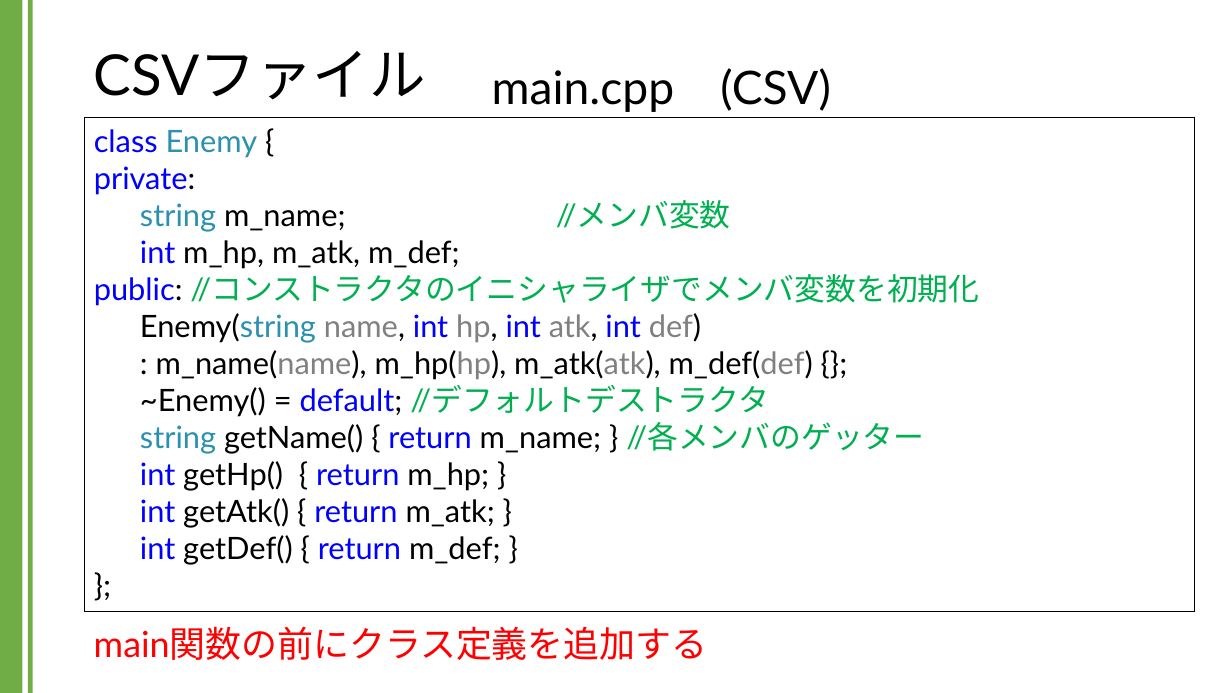
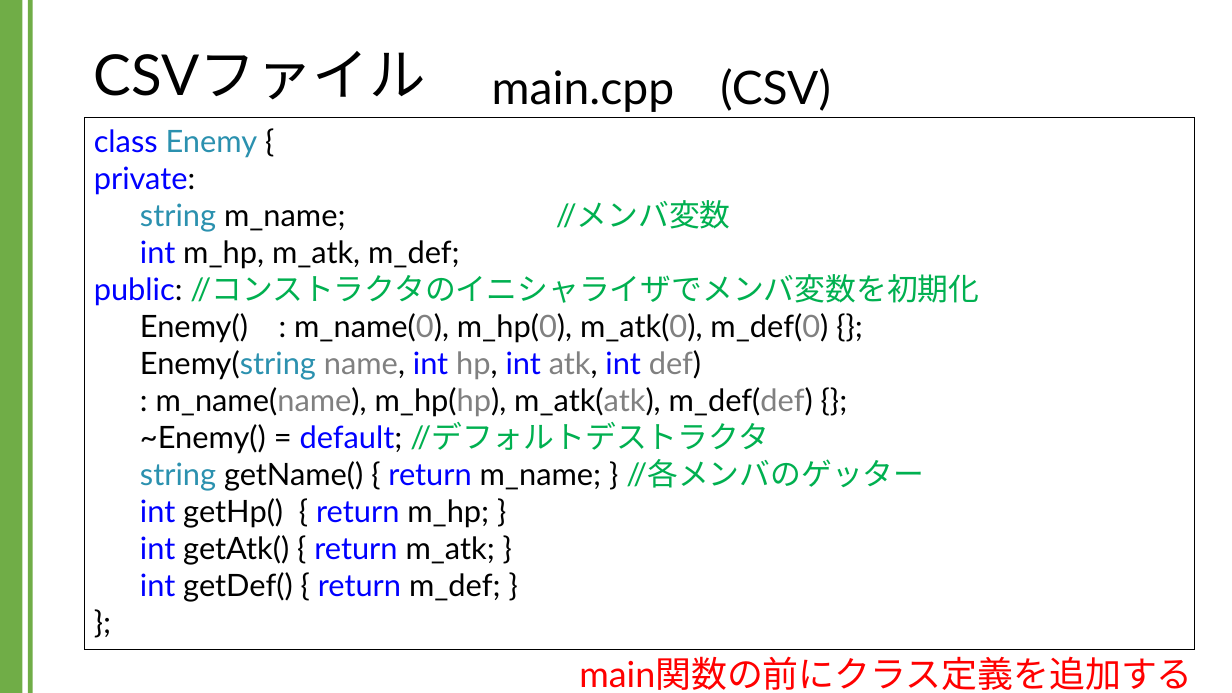
Before and after one commit to kic-murata/cpp2024, a slide deck: slide 31 of 授業資料/講義資料：CSVファイル.pptx (slide 30 before the commit). Drawn at 1232x693 pixels with LibreOffice and Linux fonts; fonts in the diff are those of the drawing. Boxes give left, top, right and bottom in pixels: in the first picture for what was removed or moved away, otherwise in the second. Text is boxed around its words. In the diff, an @@ line names an element or a change of style, - is before the commit and + after.

```diff
--- a/授業資料/講義資料：CSVファイル.pptx
+++ b/授業資料/講義資料：CSVファイル.pptx
@@ rectangle "class Enemy {": place and size @@
-rectangle "class Enemy {" at <box>85,117,1195,612</box>
+rectangle "class Enemy {" at <box>85,117,1195,650</box>
@@ text in rectangle at <box>140,313,828,343</box>: paragraph added @@
+Enemy() : m_name(0), m_hp(0), m_atk(0), m_def(0) {};
@@ text "main関数の前にクラス定義を追加する": place and size @@
-text "main関数の前にクラス定義を追加する" at <box>94,626,708,660</box>
+text "main関数の前にクラス定義を追加する" at <box>579,656,1193,690</box>
```
Also in this commit, not shown: 2 other slides changed, 3 slides added.
